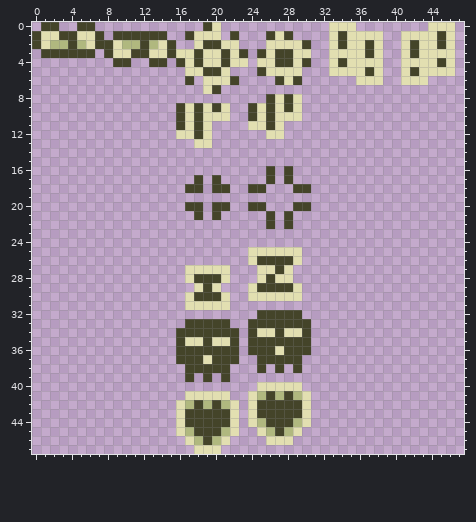
Two states of a pixel-art file, sprites/misc_8x8.aseprite. The picture above is the old version.
48x48 pixels, 1 frame.
After the commit:
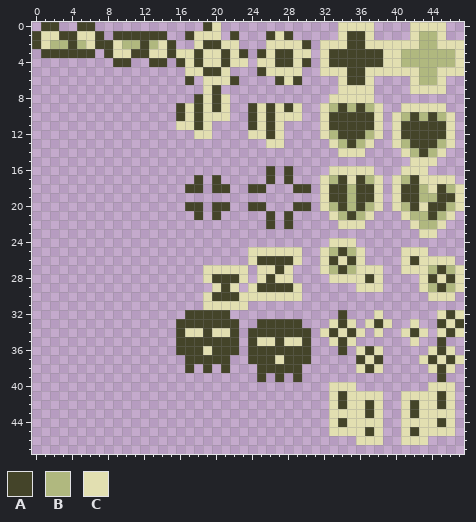
Palette (. is transparent): A #444429  B #b0b87f  C #e2dfb1
From old to new:
Changed rows in their new state; - is an unchanged pixel.
first column x 16:
 0 -----------------.--CC----CC--.-
 1 -----------------.CAA-.--.-BBC.-
 2 ----------------C-CAAC-CC-CBBC-C
 3 ----------------CAAAA-ACCBBBBBBC
 4 ----------------CA-AAAACCBBBBBBC
 5 ----------------C--AAC-CC-CBB--C
 6 ------------------CAA-.--.-BBC--
 7 ------------------CCCC----CCCC--
 8 --ACAC----....---CCCCC----------
 9 ----------------CBABABC--CCCCC--
10 ----------------CAAAAAC-CBABABC-
11 C-------A-------CAAAAAC-CAAAAAC-
12 ..C-----CCA-----CBAAABC-CAAAAAC-
13 --..------CC-----CBABC--CBAAABC-
14 ------------------CCC----CBABC--
15 --------------------------CCC---
16 -----------------CCCCC---CCC----
17 ----------------CBACABC-CBACCCC-
18 ----------------CAABAAC-CAABCABC
19 ----------------CAABAAC-CAABBAAC
20 ----------------CBABABC-CBACAABC
21 -----------------CBABC---CBBABC-
22 ------------------CCC-----CBBC--
23 ---------------------------CC---
24 -----------------CCC------------
25 ----------------CBABC----CCC----
26 ----------------CACAC----CACCCC-
27 -..---CC--------CBABCCC--CCCBABC
28 -..C-AAC---------CCCCAC----CACAC
29 --..-AC-------------CCC----CBABC
30 -..C-AAC--------------------CCC-
31 -..---CC------------------------
32 -AAAAA---.....----A---C------CAC
33 A-----A-.-----.--CAC-CAC--C--ACA
34 -CC-CC---AA-AA--CACAC-C--CAC-CAC
35 -AA-AA---CC-CC---CAC------C--A--
36 ---C-------A------A-CAC-----CAC-
37 .--A--.-A--C--A-----ACA----CACAC
38 --.-.-----A-A-------CAC-----CAC-
39 -.-.-.---A-A-A---------------A--
40 ---------.....---CCC--------CCC-
41 -.....--.......--CACCCC--CCCCAC-
42 .......-.......--CACCAC--CACCAC-
43 .......-.......--CCCCAC--CACCCC-
44 .......-.......--CACCCC--CCCCAC-
45 .......--.....---CCCCAC--CACCCC-
46 -.....----...-------CCC--CCC----
47 --...---------------------------
Pixel boxes of the changes (left, top, right, bottom) in both pictures:
changed: (176, 22, 464, 454)
